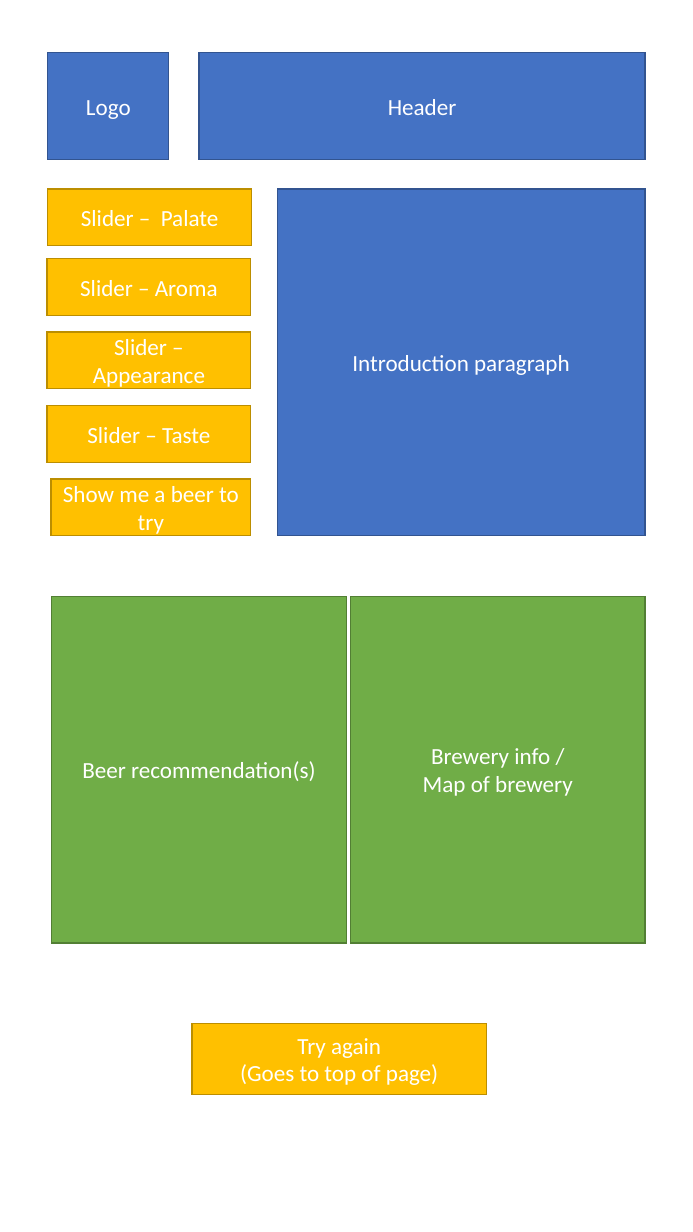
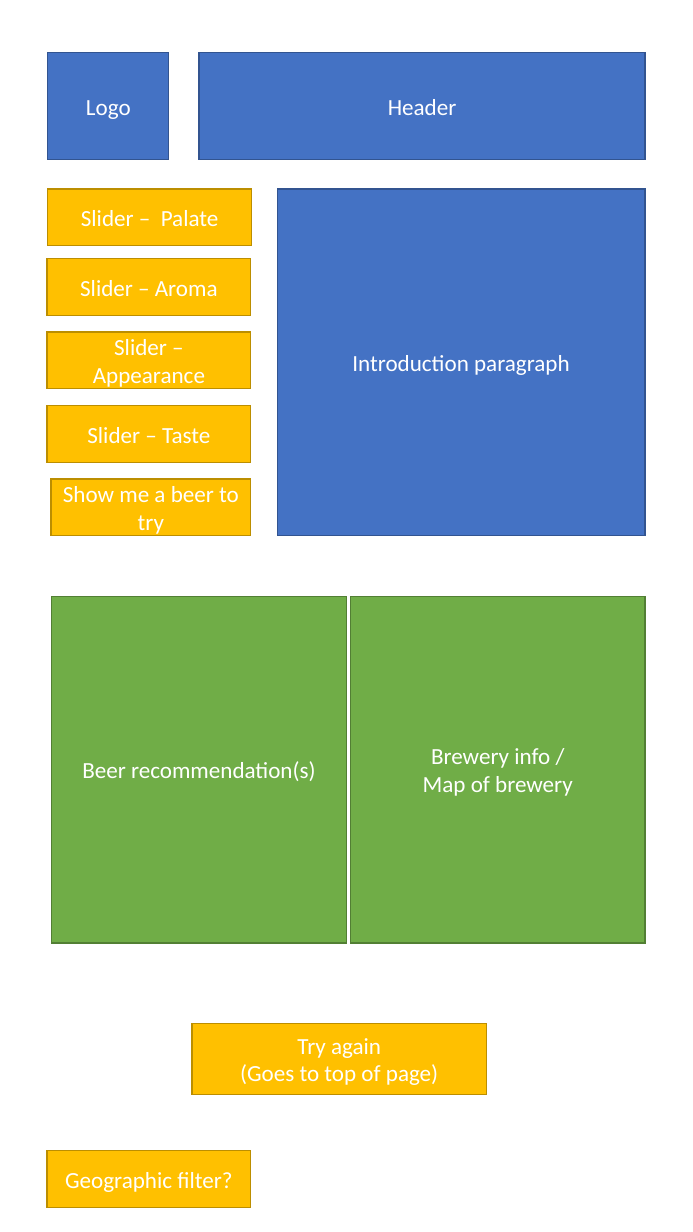
Before and after one commit to mactzu/PredictivePandas, a slide deck: slide 2 of work/kat/Project PP - web app outlines.pptx. Drawn at 693x1232 pixels with LibreOffice and Linux fonts; fonts in the diff are those of the drawing. Boxes give left, top, right and bottom in pixels: in the first picture for what was removed or moved away, otherwise in the second. Text is boxed around its words. In the diff, an @@ line names an element or a change of style, - is before the commit and + after.

```diff
--- a/work/kat/Project PP - web app outlines.pptx
+++ b/work/kat/Project PP - web app outlines.pptx
@@ rectangle added at <box>47,1150,251,1207</box>, fill #FFC000, outline #BD8E00 1 pt, 18 pt, text #FFFFFF @@
+Geographic filter?
```
Also in this commit, not shown: 6 other files.
